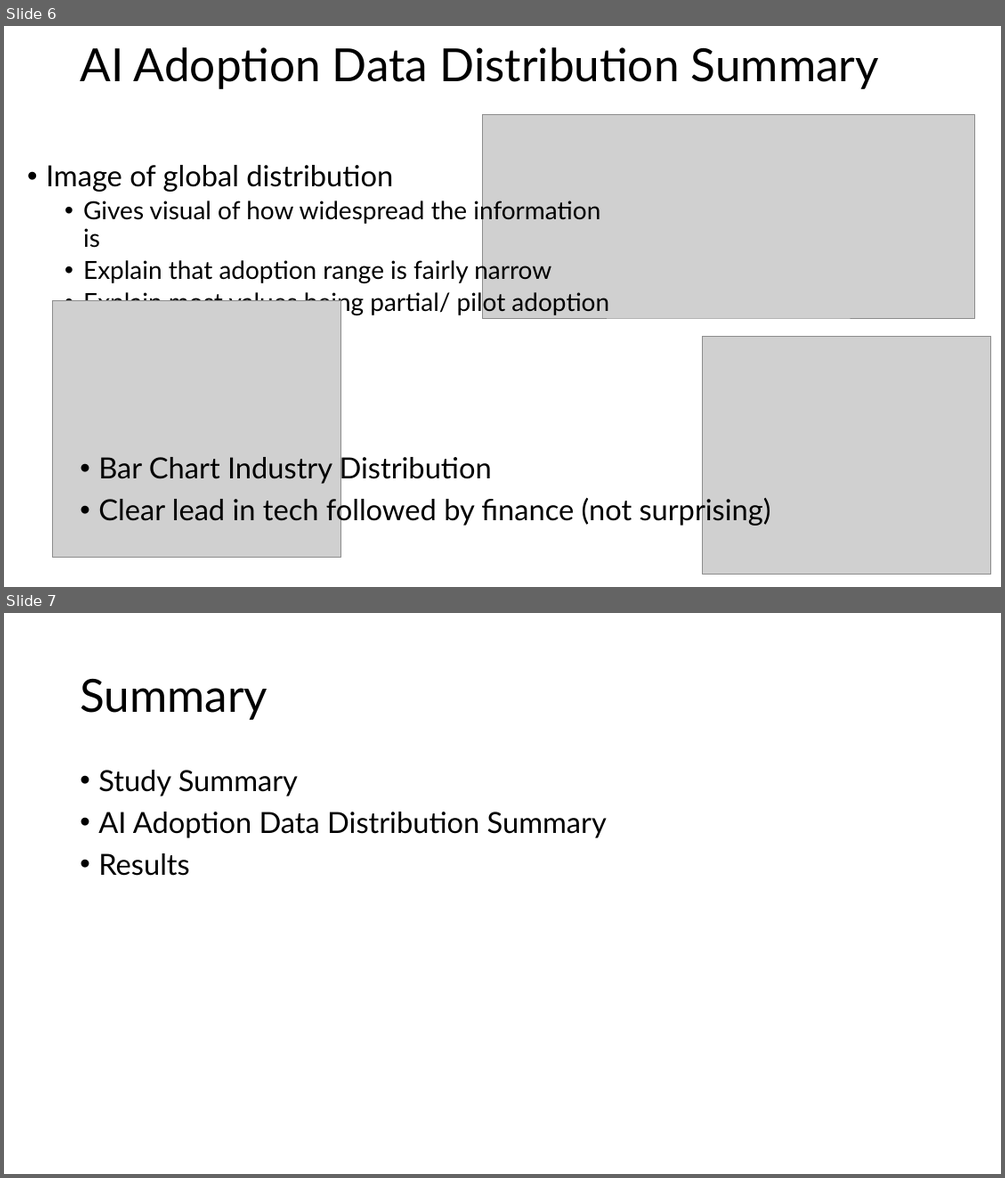
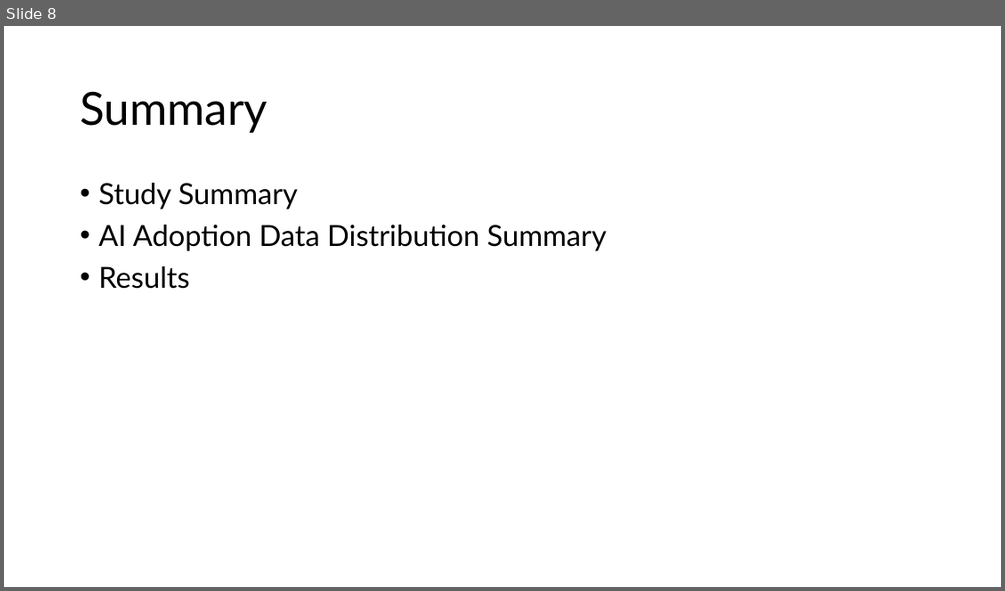
Before and after one commit to S-Shockley/MidtermAIAdoption, a slide deck: Presentation/Global AI Adoption & Workforce Impact Dataset.pptx. Shown one above the other, each under a label of ours: slides 6 and 7 before the commit, slide 8 after it. The pictures are 1005x1178 and 1005x591 pixels, drawn with LibreOffice and Linux fonts; fonts in the diff are those of the drawing; grey boxes stand for pictures. Boxes give left, top, right and bottom in pixels: in the first picture for what was removed or moved away, otherwise in the second. Text is boxed around its words. In the diff, an @@ line names an element or a change of style, - is before the commit and + after.

```diff
--- a/Presentation/Global AI Adoption & Workforce Impact Dataset.pptx
+++ b/Presentation/Global AI Adoption & Workforce Impact Dataset.pptx
@@ slide 6 removed at (x1=4, y1=26, x2=1001, y2=587), background #FFFFFF @@
@@ title removed at (x1=80, y1=47, x2=879, y2=89) @@
-AI Adoption Data Distribution Summary
@@ picture removed at (x1=483, y1=115, x2=975, y2=319) @@
@@ text removed at (x1=46, y1=165, x2=609, y2=316) @@
-• Image of global distribution
-  • Gives visual of how widespread the information is
-  • Explain that adoption range is fairly narrow
-  • Explain most values being partial/ pilot adoption
@@ picture removed at (x1=53, y1=301, x2=340, y2=557) @@
@@ picture removed at (x1=703, y1=337, x2=991, y2=574) @@
@@ text removed at (x1=98, y1=453, x2=771, y2=526) @@
-• Bar Chart Industry Distribution
-• Clear lead in tech followed by finance (not surprising)
@@ what was slide 7 is now slide 8 @@
```
Also in this commit, not shown: 2 slides changed, 5 slides added, 4 other slides removed, 7 other files.
